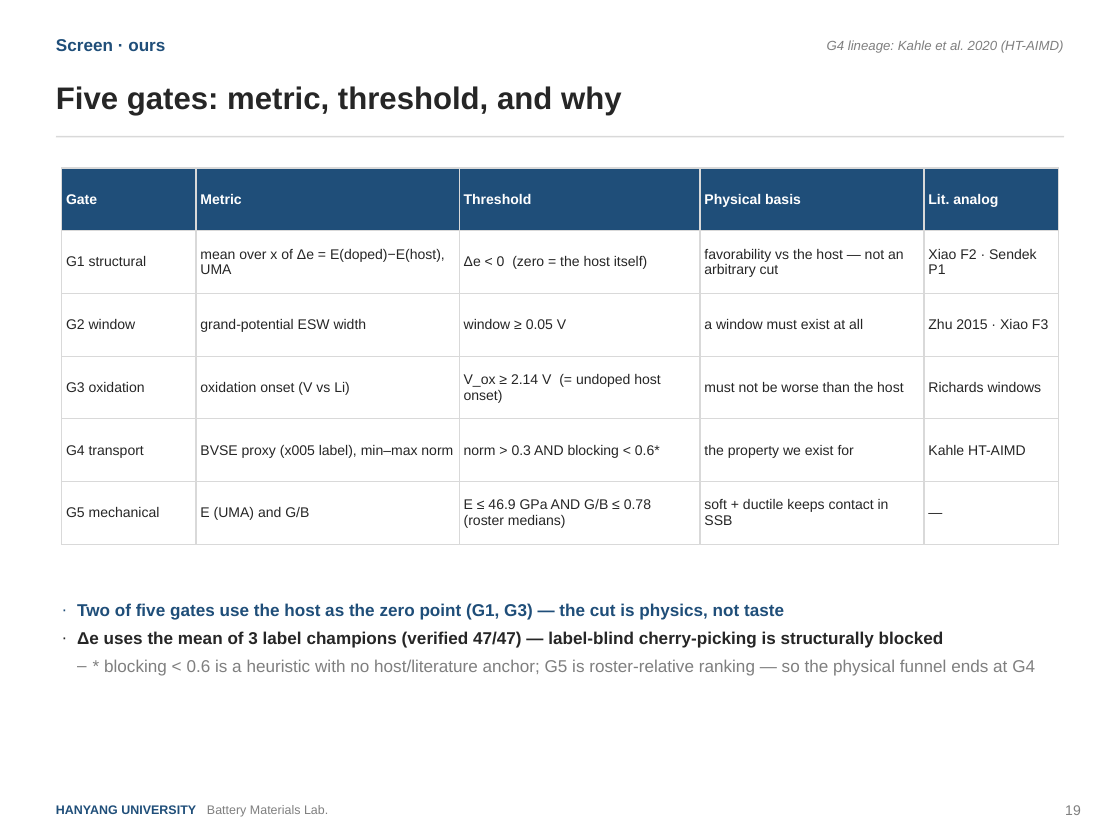
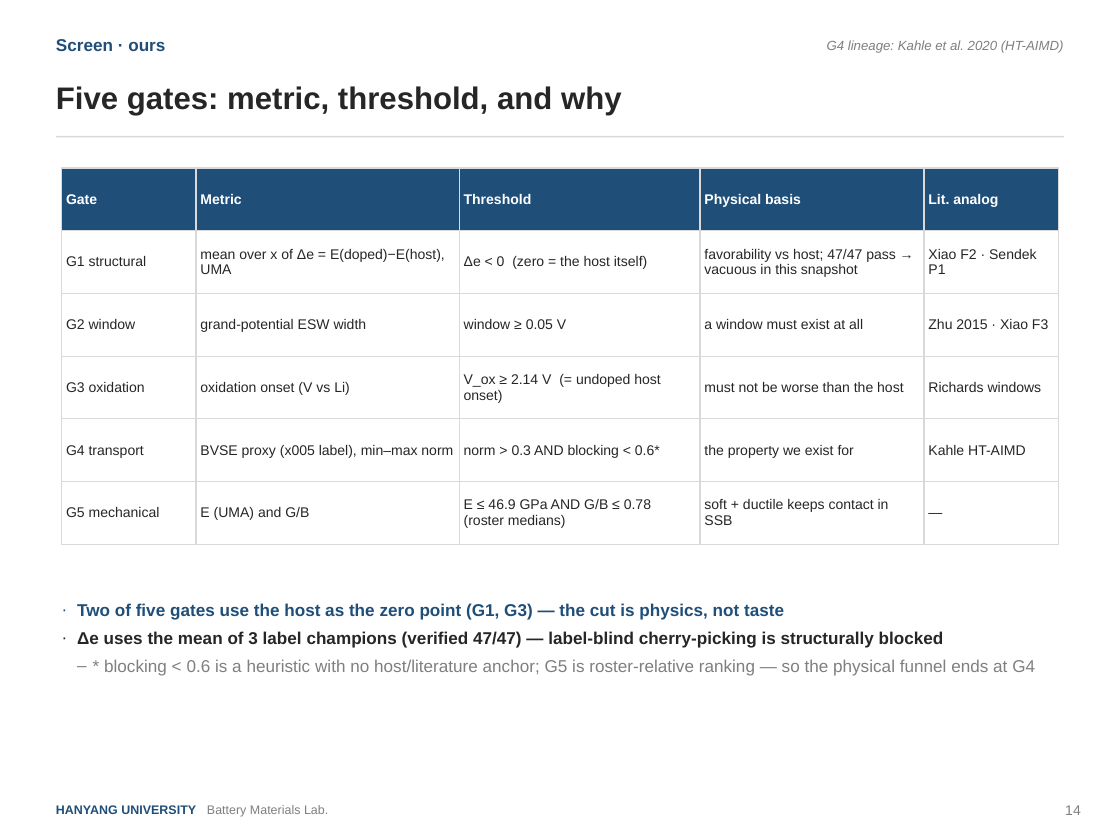
Before and after one commit to yonghoon7153-source/Yonghoon-DEM-DFT, a slide deck: slide 14 of kb/seminars/Research_Seminar_2026_08_final.pptx (slide 19 before the commit). Drawn at 1120x840 pixels with LibreOffice and Linux fonts; fonts in the diff are those of the drawing. Boxes give left, top, right and bottom in pixels: in the first picture for what was removed or moved away, otherwise in the second. Text is boxed around its words. In the diff, an @@ line names an element or a change of style, - is before the commit and + after.

```diff
--- a/kb/seminars/Research_Seminar_2026_08_final.pptx
+++ b/kb/seminars/Research_Seminar_2026_08_final.pptx
@@ table at <box>62,168,1058,532</box> @@
-row 2, column 4: favorability vs the host — not an arbitrary cut
+row 2, column 4: favorability vs host; 47/47 pass → vacuous in this snapshot
@@ text at <box>1065,805,1081,815</box>: text changed @@
-19
+14
```
Also in this commit, not shown: 34 other slides changed, 1 slide added, 11 slides removed, 4 other files.
